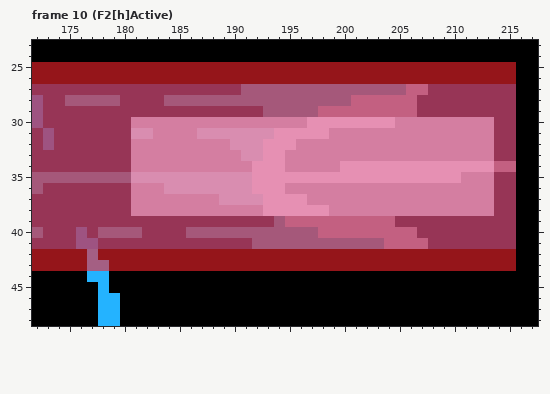
One commit to this pixel-art file: Characters/Gura/AsepriteFiles/F2.aseprite. That is the earlier state.
270x80 pixels, 20 frames. Colours within 5 levels of each other are drawn and written as one. Shown: frame 10 (F2[h]Active): x 172..217, y 23..48.
And afterwards:
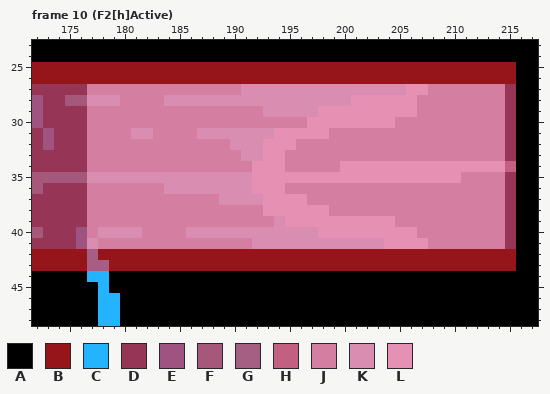
Palette (. is transparent): A #000000  B #95151a  C #24b3ff  D #973556  E #9e5381  F #a5587a  G #a45f83  H #c36081  J #d47ea1  K #d98db0  L #e690b3
Diff:
Frame 10 (F2[h]Active), layer "Sweetbox":
y 27: x 177..214 DDDDDDDDDDDDDDFFFFFFFFFFFFFFFHHDDDDDDD -> JJJJJJJJJJJJJJKKKKKKKKKKKKKKKLLJJJJJJJ
y 28: x 177..214 FFFDDDDFFFFFFFFFFFFFFFFFHHHHHHDDDDDDDD -> KKKJJJJKKKKKKKKKKKKKKKKKLLLLLLJJJJJJJJ
y 29: x 177..214 DDDDDDDDDDDDDDDDFFFFFHHHHHHHHHDDDDDDDD -> JJJJJJJJJJJJJJJJKKKKKLLLLLLLLLJJJJJJJJ
y 30..33: x 177..180 DDDD -> JJJJ; x 214 D -> J
y 34: x 177..180 DDDD -> JJJJ; x 214 H -> L
y 35: x 177..180 FFFF -> KKKK; x 214 D -> J
y 36..38: x 177..180 DDDD -> JJJJ; x 214 D -> J
y 39: x 177..214 DDDDDDDDDDDDDDDDDFHHHHHHHHHHDDDDDDDDDD -> JJJJJJJJJJJJJJJJJKLLLLLLLLLLJJJJJJJJJJ
y 40: x 177..214 DFFFFDDDDFFFFFFFFFFFFHHHHHHHHHDDDDDDDD -> JKKKKJJJJKKKKKKKKKKKKLLLLLLLLLJJJJJJJJ
y 41: x 177..214 EDDDDDDDDDDDDDDFFFFFFFFFFFFHHHHDDDDDDD -> KJJJJJJJJJJJJJJKKKKKKKKKKKKLLLLJJJJJJJ
